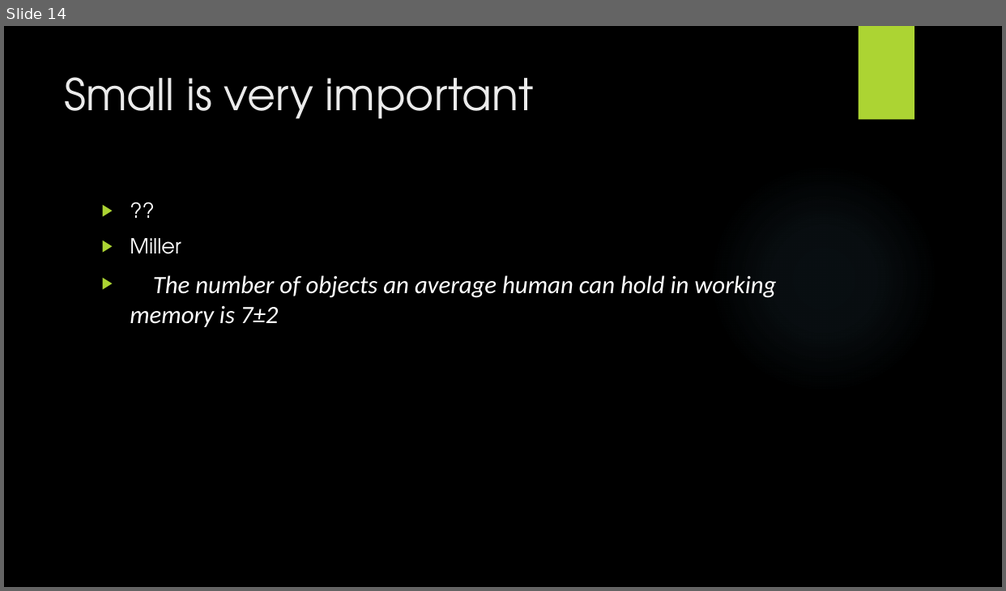
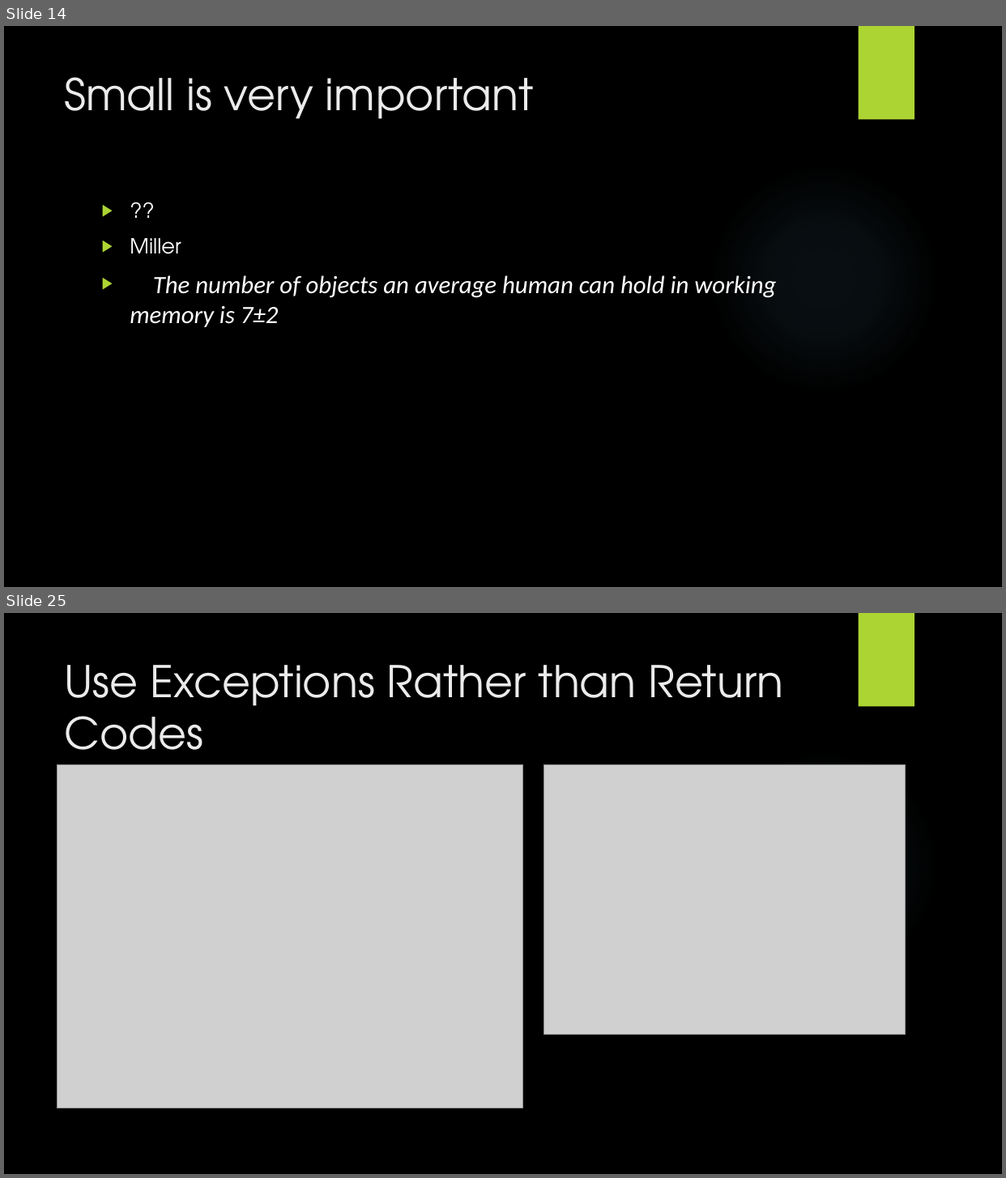
Before and after one commit to wanglifeng/PPT, a slide deck: Clean Code.pptx. Shown one above the other, each under a label of ours: slide 14 before the commit, slides 14 and 25 after it; the slides between them are not shown. The pictures are 1006x591 and 1006x1178 pixels, drawn with LibreOffice and Linux fonts; fonts in the diff are those of the drawing; grey boxes stand for pictures; background and template pictures are left out. Boxes give left, top, right and bottom in pixels: in the first picture for what was removed or moved away, otherwise in the second. Text is boxed around its words. In the diff, an @@ line names an element or a change of style, - is before the commit and + after.

```diff
--- a/Clean Code.pptx
+++ b/Clean Code.pptx
@@ slide 25 added at (4,613,1002,1174), background picture (left out); not listed: 2 template elements that a slide beside it also shows @@
@@ title added at (65,665,784,770), 42 pt, text #EBEBEB @@
+Use Exceptions Rather than Return Codes
@@ picture added at (57,765,523,1109) @@
@@ picture added at (544,765,906,1034) @@
```
Also in this commit, not shown: 4 slides changed, 12 other slides added.
